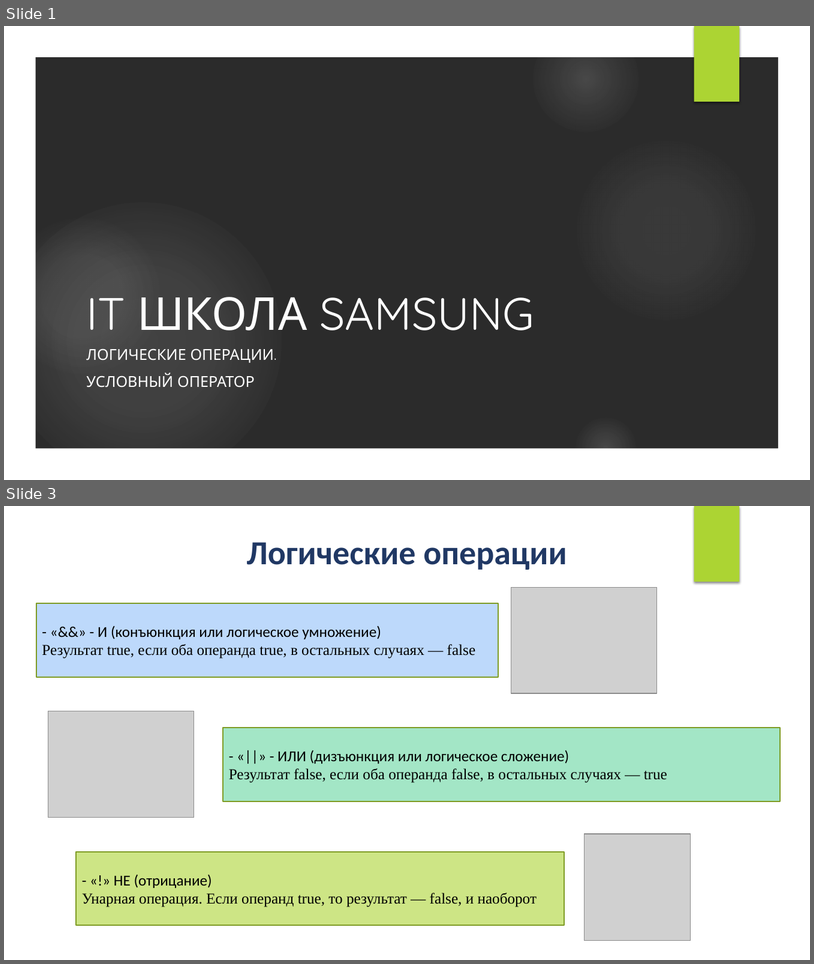
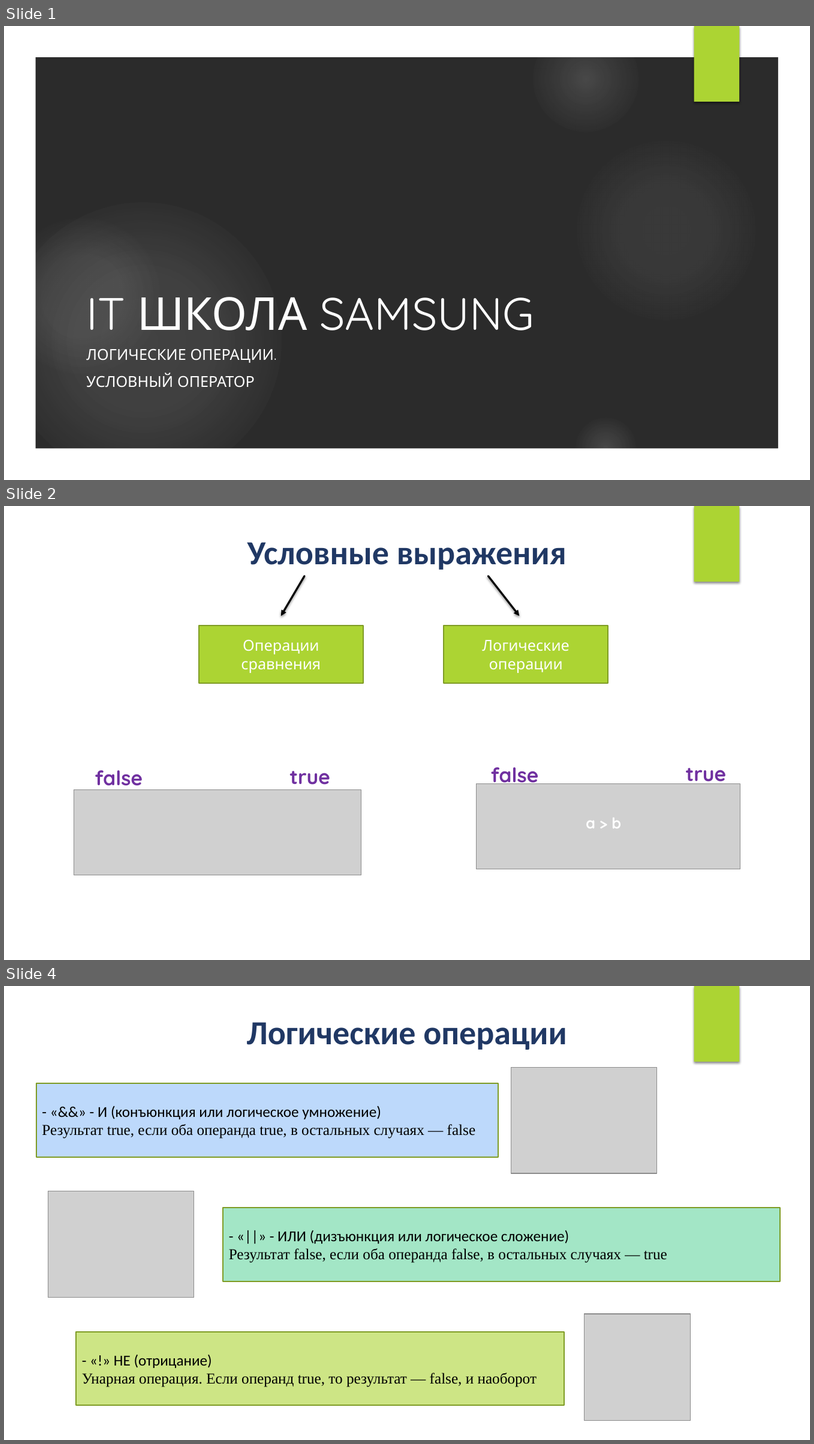
Before and after one commit to IriEfremova/LessonsCube, a slide deck: Samsung/Lesson5/Logical_operations.pptx. Shown one above the other, each under a label of ours: slides 1 and 3 before the commit, slides 1, 2 and 4 after it; the slides between them are not shown. The pictures are 814x964 and 814x1444 pixels, drawn with LibreOffice and Linux fonts; fonts in the diff are those of the drawing; grey boxes stand for pictures; background and template pictures are left out; a plain dark background stands for a picture behind light text. Boxes give left, top, right and bottom in pixels: in the first picture for what was removed or moved away, otherwise in the second. Text is boxed around its words. In the diff, an @@ line names an element or a change of style, - is before the commit and + after.

```diff
--- a/Samsung/Lesson5/Logical_operations.pptx
+++ b/Samsung/Lesson5/Logical_operations.pptx
@@ slide 2 added at (4, 506, 810, 960), background #FFFFFF; not listed: 1 template element that a slide beside it also shows @@
@@ text added at (248, 542, 567, 570), 40 pt, text #203864, bold @@
+Условные выражения
@@ arrow added from (305, 576) to (281, 616), #000000 2.25 pt @@
@@ arrow added from (489, 576) to (519, 616), #000000 2.25 pt @@
@@ rectangle added at (199, 625, 363, 682), fill #ACD433, outline #7F9D26 1.5 pt, 18 pt, text #FFFFFF @@
+Операции сравнения
@@ rectangle added at (444, 625, 608, 682), fill #ACD433, outline #7F9D26 1.5 pt, 18 pt, text #FFFFFF @@
+Логические операции
@@ text added at (95, 770, 143, 791), 24 pt, text #7030A0, bold @@
+false
@@ text added at (290, 771, 330, 790), 24 pt, text #7030A0, bold @@
+true
@@ text added at (491, 767, 539, 788), 24 pt, text #7030A0, bold @@
+false
@@ text added at (686, 768, 727, 787), 24 pt, text #7030A0, bold @@
+true
@@ picture added at (74, 790, 362, 875) @@
@@ picture added at (476, 784, 741, 869) @@
@@ text added at (586, 817, 621, 828), 18 pt, text #FFFFFF, bold @@
+a > b
@@ what was slide 3 is now slide 4 @@
```
Also in this commit, not shown: 2 slides changed, 3 other slides added, 3 other files.
